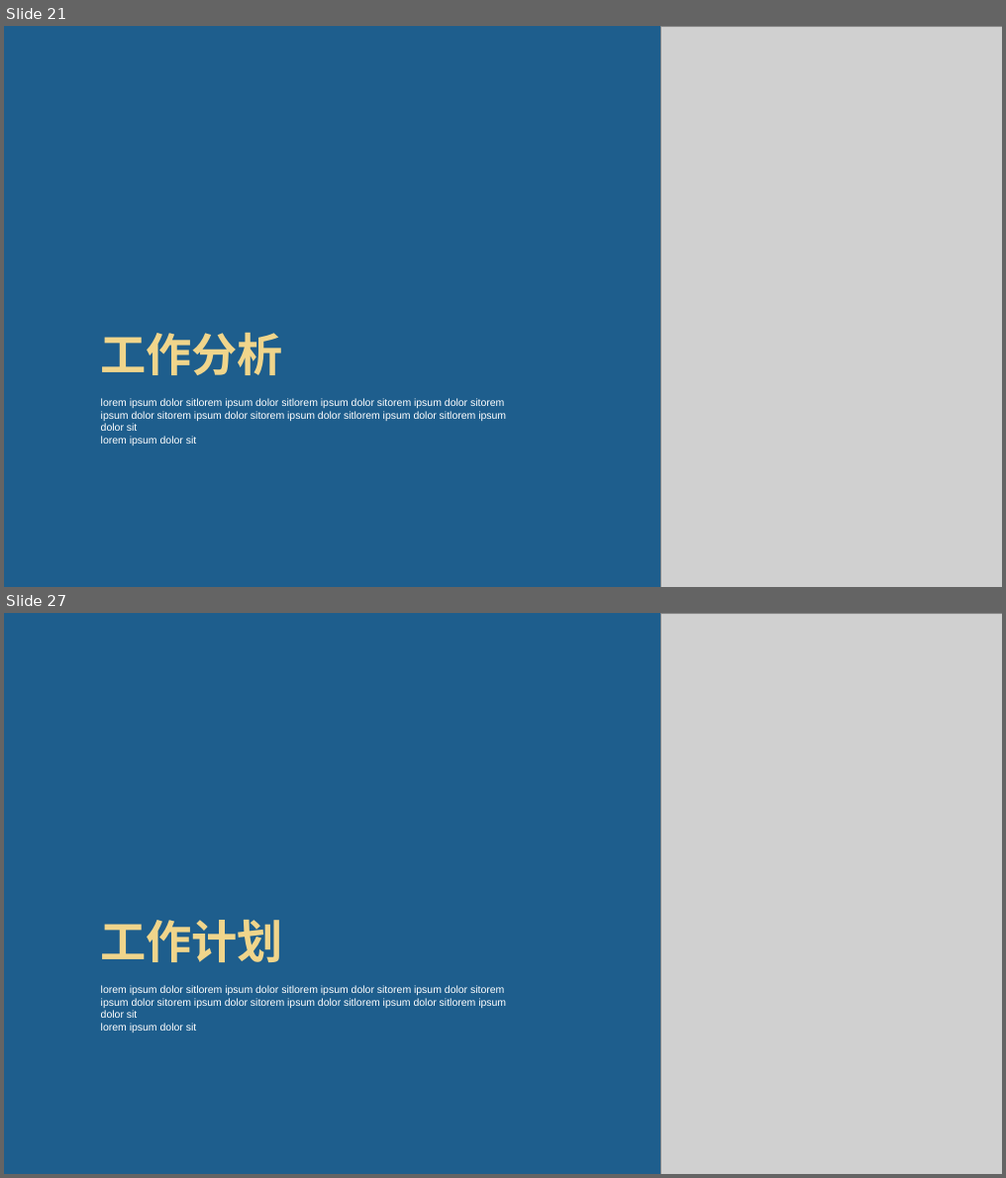
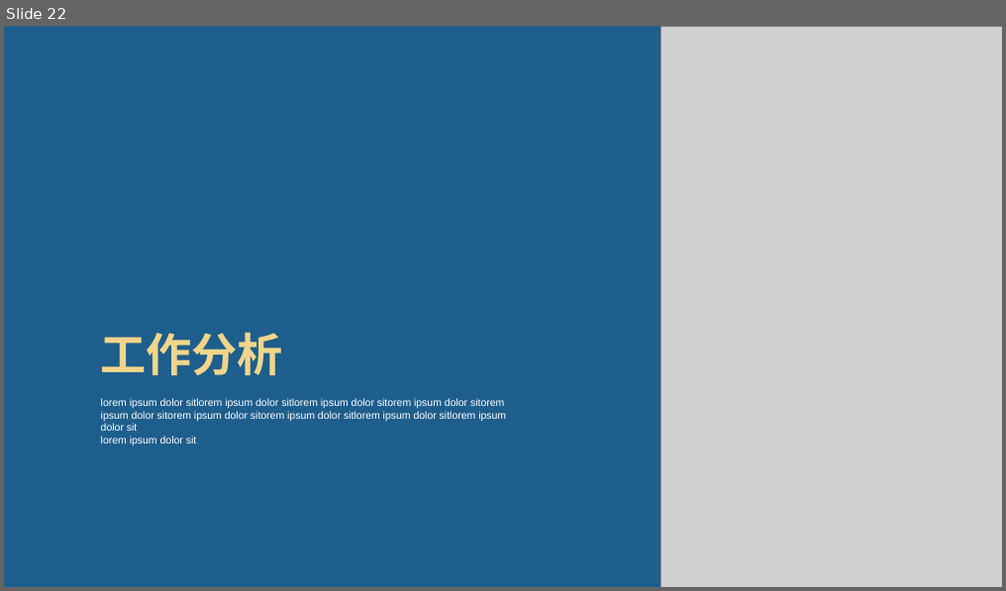
Before and after one commit to huangxuepeng/work-study, a slide deck: 黄雪朋.pptx. Shown one above the other, each under a label of ours: slides 21 and 27 before the commit, slide 22 after it; the slides between them are not shown. The pictures are 1006x1178 and 1006x591 pixels, drawn with LibreOffice and Linux fonts; fonts in the diff are those of the drawing; grey boxes stand for pictures; background and template pictures are left out. Boxes give left, top, right and bottom in pixels: in the first picture for what was removed or moved away, otherwise in the second. Text is boxed around its words. In the diff, an @@ line names an element or a change of style, - is before the commit and + after.

```diff
--- a/黄雪朋.pptx
+++ b/黄雪朋.pptx
@@ slide 27 removed at [4,613,1002,1174], background picture (left out) @@
@@ picture removed at [661,613,1002,1174] @@
@@ text removed at [100,920,283,962] @@
-工作计划
@@ text removed at [101,985,506,1033] @@
-lorem ipsum dolor sitlorem ipsum dolor sitlorem ipsum dolor sitorem ipsum dolor sitorem ipsum dolor sitorem ipsum dolor sitorem ipsum dolor sitlorem ipsum dolor sitlorem ipsum dolor sit
-lorem ipsum dolor sit
@@ what was slide 21 is now slide 22 @@
```
Also in this commit, not shown: 11 slides changed, 3 slides added, 3 other slides removed.
